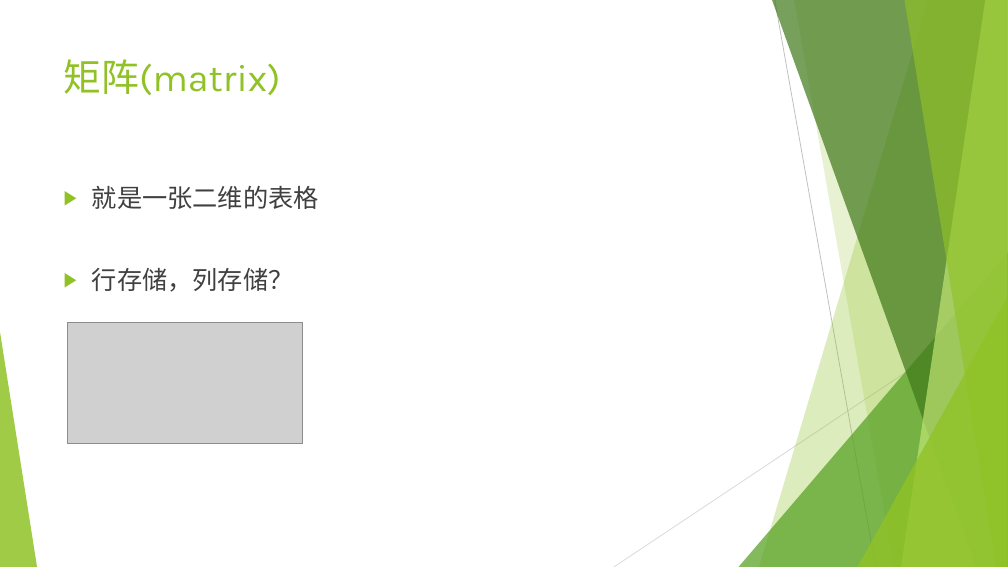
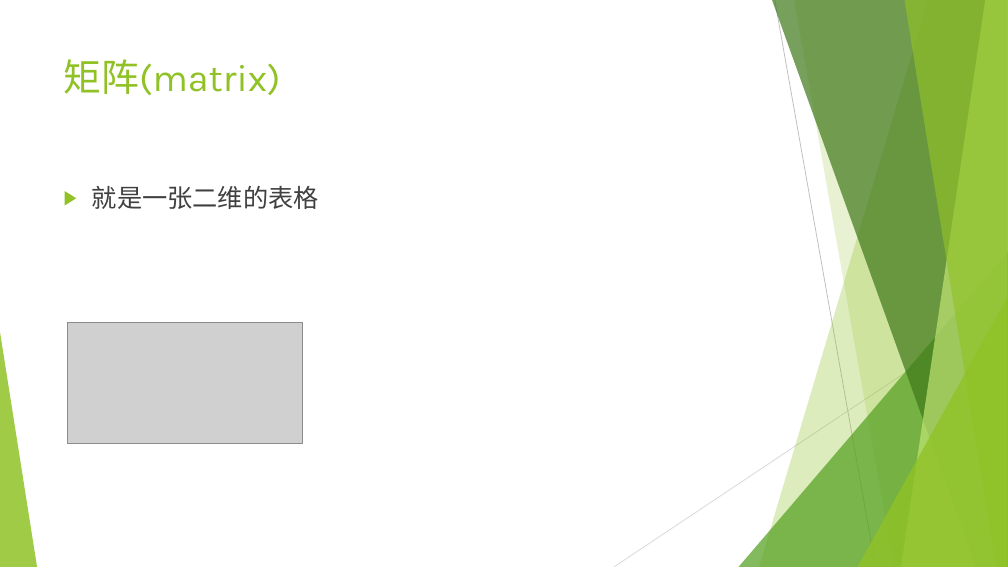
Before and after one commit to wangyi-fudan/BIOL130173, a slide deck: slide 16 of 1_linear_algebra.pptx (slide 12 before the commit). Drawn at 1008x567 pixels with LibreOffice and Linux fonts; fonts in the diff are those of the drawing; grey boxes stand for pictures. Boxes give left, top, right and bottom in pixels: in the first picture for what was removed or moved away, otherwise in the second. Text is boxed around its words. In the diff, an @@ line names an element or a change of style, - is before the commit and + after.

```diff
--- a/1_linear_algebra.pptx
+++ b/1_linear_algebra.pptx
@@ text at (92, 268, 294, 292): paragraph removed @@
-▶ 行存储，列存储？
```
Also in this commit, not shown: 7 other slides changed, 9 slides added.
